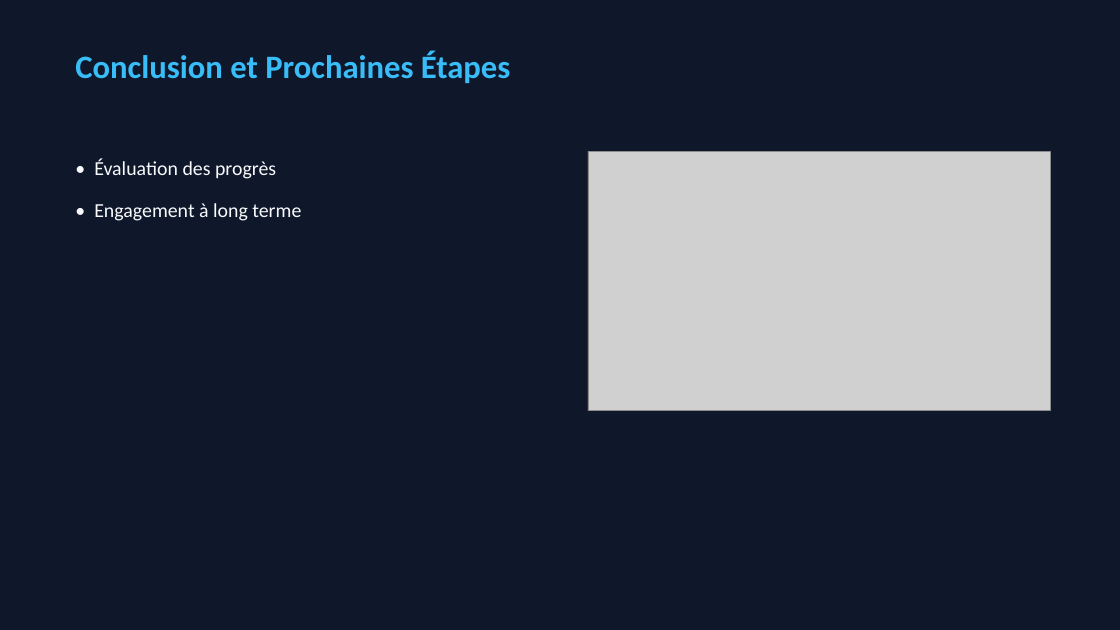
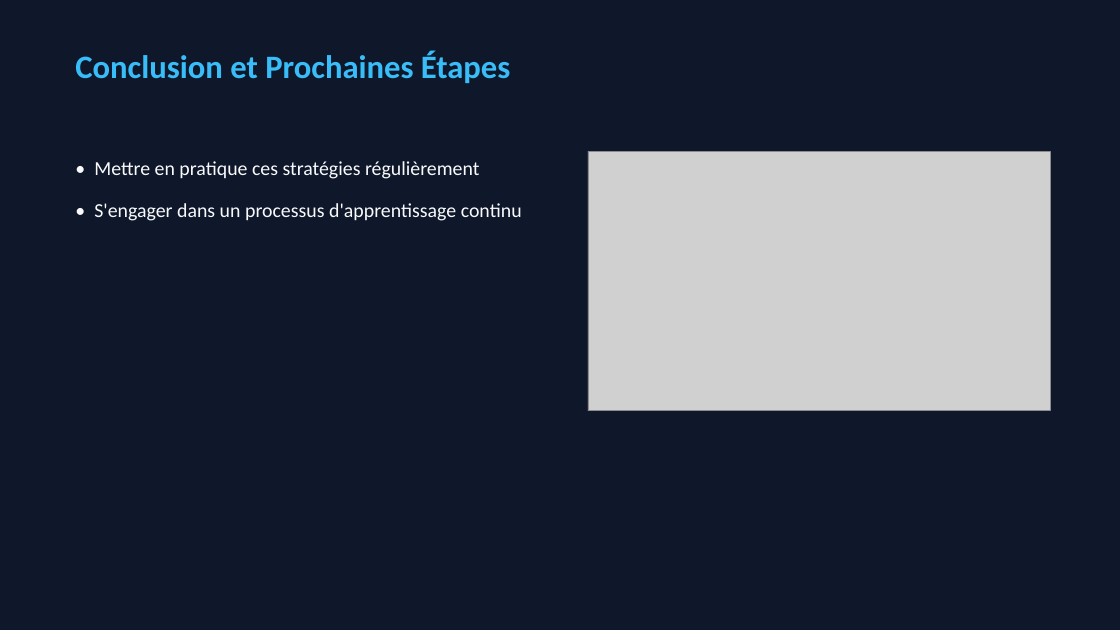
Before and after one commit to caroheymes/video-2-powerpoint-and-more, a slide deck: slide 7 of demo/output/presentation.pptx. Drawn at 1120x630 pixels with LibreOffice and Linux fonts; fonts in the diff are those of the drawing; grey boxes stand for pictures. Boxes give left, top, right and bottom in pixels: in the first picture for what was removed or moved away, otherwise in the second. Text is boxed around its words. In the diff, an @@ line names an element or a change of style, - is before the commit and + after.

```diff
--- a/demo/output/presentation.pptx
+++ b/demo/output/presentation.pptx
@@ text at [94,161,522,221]: text changed @@
-• Évaluation des progrès
-• Engagement à long terme
+• Mettre en pratique ces stratégies régulièrement
+• S'engager dans un processus d'apprentissage continu
```
Also in this commit, not shown: 9 other slides changed, 18 other files.
